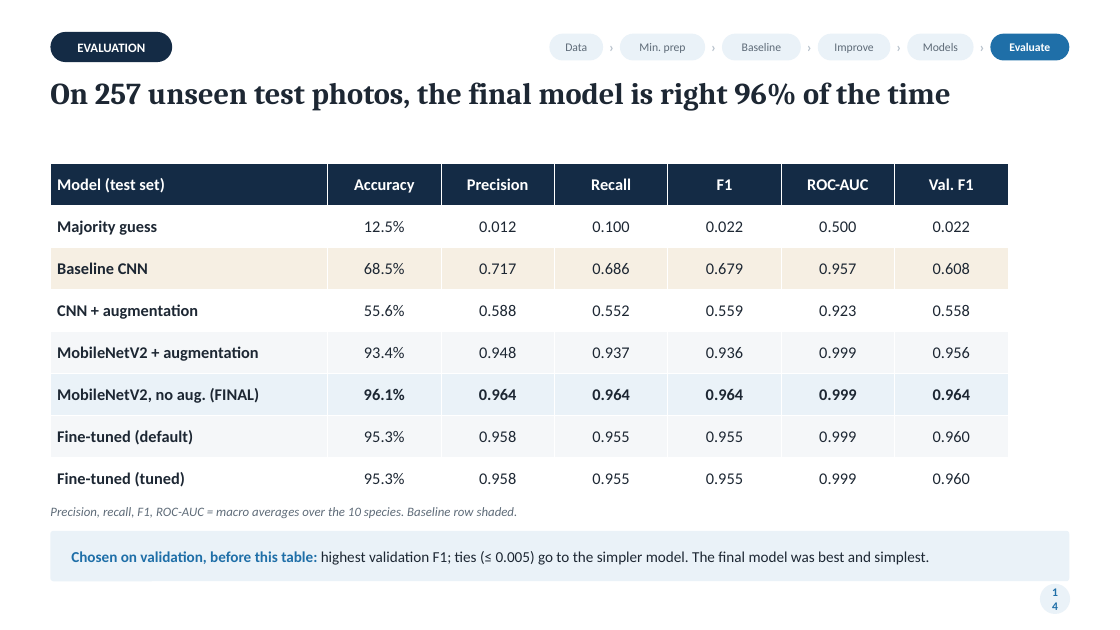
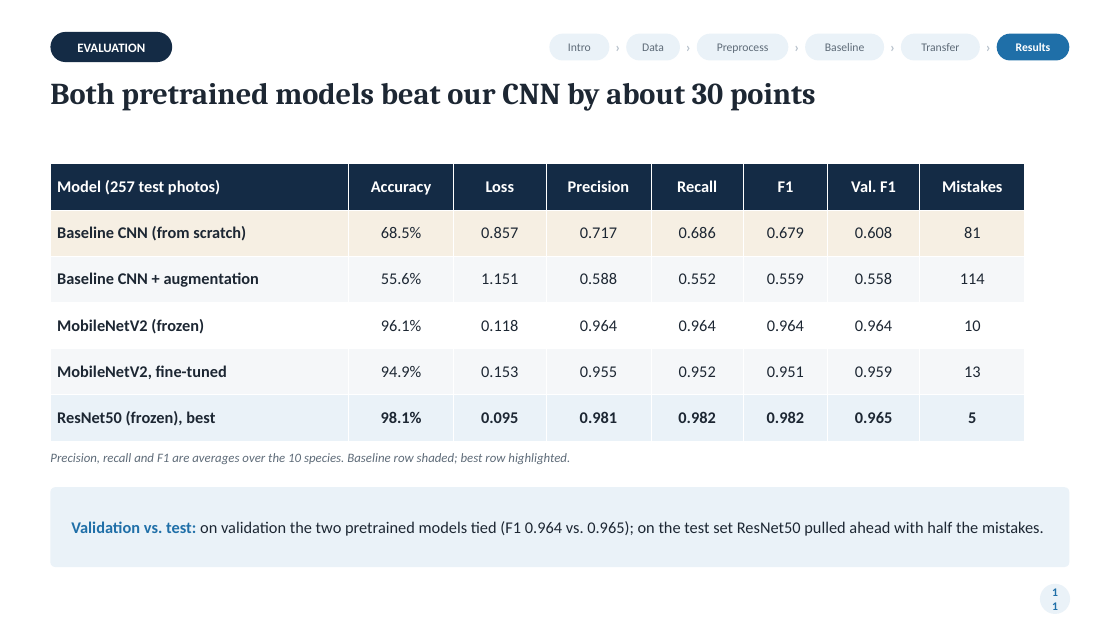
Before and after one commit to Mateen1367/BIRDS-PROJECT, a slide deck: slide 11 of reports/WhichTexasBird_Presentation.pptx (slide 14 before the commit). Drawn at 1120x630 pixels with LibreOffice and Linux fonts; fonts in the diff are those of the drawing. Boxes give left, top, right and bottom in pixels: in the first picture for what was removed or moved away, otherwise in the second. Text is boxed around its words. In the diff, an @@ line names an element or a change of style, - is before the commit and + after.

```diff
--- a/reports/WhichTexasBird_Presentation.pptx
+++ b/reports/WhichTexasBird_Presentation.pptx
@@ rounded rectangle added at (x1=549, y1=34, x2=609, y2=60), fill #EAF2F8, 10 pt, text #5E6B78 @@
+Intro
@@ text "›" moved from (x1=605, y1=34, x2=618, y2=60) to (x1=611, y1=34, x2=624, y2=60) @@
@@ rounded rectangle removed at (x1=620, y1=34, x2=705, y2=60) @@
-Min. prep
@@ rounded rectangle "Data" moved from (x1=549, y1=34, x2=603, y2=60) to (x1=627, y1=34, x2=681, y2=60) @@
@@ text "›" moved from (x1=707, y1=34, x2=720, y2=60) to (x1=682, y1=34, x2=696, y2=60) @@
@@ rounded rectangle added at (x1=697, y1=34, x2=788, y2=60), fill #EAF2F8, 10 pt, text #5E6B78 @@
+Preprocess
@@ text "›" moved from (x1=802, y1=34, x2=816, y2=60) to (x1=790, y1=34, x2=803, y2=60) @@
@@ rounded rectangle "Baseline" moved from (x1=723, y1=34, x2=802, y2=60) to (x1=806, y1=34, x2=885, y2=60) @@
@@ rounded rectangle removed at (x1=818, y1=34, x2=890, y2=60) @@
-Improve
@@ text "›" moved from (x1=892, y1=34, x2=906, y2=60) to (x1=886, y1=34, x2=899, y2=60) @@
@@ rounded rectangle "Transfer" resized from (x1=907, y1=34, x2=974, y2=60) to (x1=901, y1=34, x2=980, y2=60) @@
@@ text in rounded rectangle at (x1=921, y1=43, x2=959, y2=51): text changed @@
-Models
+Transfer
@@ text "›" moved from (x1=975, y1=34, x2=989, y2=60) to (x1=982, y1=34, x2=996, y2=60) @@
@@ rounded rectangle "Results" resized from (x1=991, y1=34, x2=1070, y2=60) to (x1=997, y1=34, x2=1070, y2=60) @@
@@ text in rounded rectangle at (x1=1016, y1=43, x2=1051, y2=51): text changed @@
-Evaluate
+Results
@@ text at (x1=50, y1=83, x2=816, y2=110): text changed @@
-On 257 unseen test photos, the final model is right 96% of the time
+Both pretrained models beat our CNN by about 30 points
@@ table at (x1=50, y1=164, x2=1025, y2=441) @@
-Model (test set) | Accuracy | Precision | Recall | F1 | ROC-AUC | Val. F1
-Majority guess | 12.5% | 0.012 | 0.100 | 0.022 | 0.500 | 0.022
-Baseline CNN | 68.5% | 0.717 | 0.686 | 0.679 | 0.957 | 0.608
-CNN + augmentation | 55.6% | 0.588 | 0.552 | 0.559 | 0.923 | 0.558
-MobileNetV2 + augmentation | 93.4% | 0.948 | 0.937 | 0.936 | 0.999 | 0.956
-MobileNetV2, no aug. (FINAL) | 96.1% | 0.964 | 0.964 | 0.964 | 0.999 | 0.964
-Fine-tuned (default) | 95.3% | 0.958 | 0.955 | 0.955 | 0.999 | 0.960
-Fine-tuned (tuned) | 95.3% | 0.958 | 0.955 | 0.955 | 0.999 | 0.960
+Model (257 test photos) | Accuracy | Loss | Precision | Recall | F1 | Val. F1 | Mistakes
+Baseline CNN (from scratch) | 68.5% | 0.857 | 0.717 | 0.686 | 0.679 | 0.608 | 81
+Baseline CNN + augmentation | 55.6% | 1.151 | 0.588 | 0.552 | 0.559 | 0.558 | 114
+MobileNetV2 (frozen) | 96.1% | 0.118 | 0.964 | 0.964 | 0.964 | 0.964 | 10
+MobileNetV2, fine-tuned | 94.9% | 0.153 | 0.955 | 0.952 | 0.951 | 0.959 | 13
+ResNet50 (frozen), best | 98.1% | 0.095 | 0.981 | 0.982 | 0.982 | 0.965 | 5
@@ table resized from (x1=50, y1=164, x2=1008, y2=500) to (x1=50, y1=164, x2=1025, y2=441) @@
@@ text at (x1=50, y1=453, x2=570, y2=464): text changed @@
-Precision, recall, F1, ROC-AUC = macro averages over the 10 species. Baseline row shaded.
+Precision, recall and F1 are averages over the 10 species. Baseline row shaded; best row highlighted.
@@ rounded rectangle resized from (x1=50, y1=531, x2=1070, y2=581) to (x1=50, y1=487, x2=1070, y2=567) @@
@@ text at (x1=71, y1=521, x2=1044, y2=536): text changed; size 13 to 14 pt @@
-Chosen on validation, before this table: highest validation F1; ties (≤ 0.005) go to the simpler model. The final model was best and simplest.
+Validation vs. test: on validation the two pretrained models tied (F1 0.964 vs. 0.965); on the test set ResNet50 pulled ahead with half the mistakes.
@@ text in ellipse at (x1=1040, y1=584, x2=1070, y2=614): text changed @@
-14
+11
```
Also in this commit, not shown: 3 other slides changed, 14 slides added, 18 slides removed, 16 other files.
